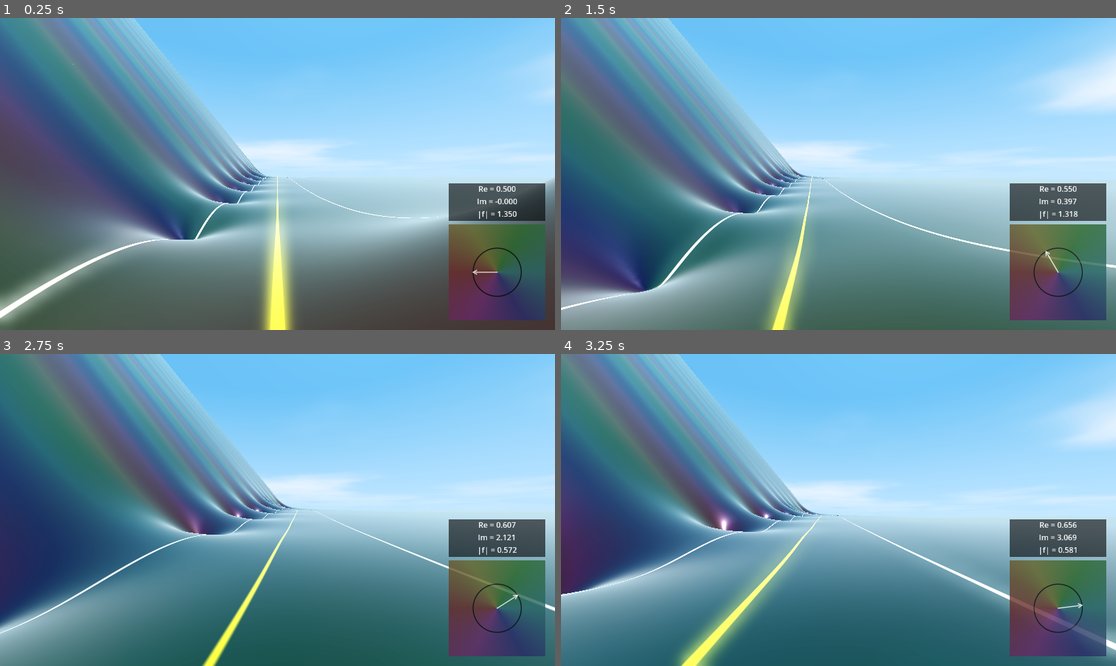
Above: before the commit, frames 1-4 (two rows, left to right).
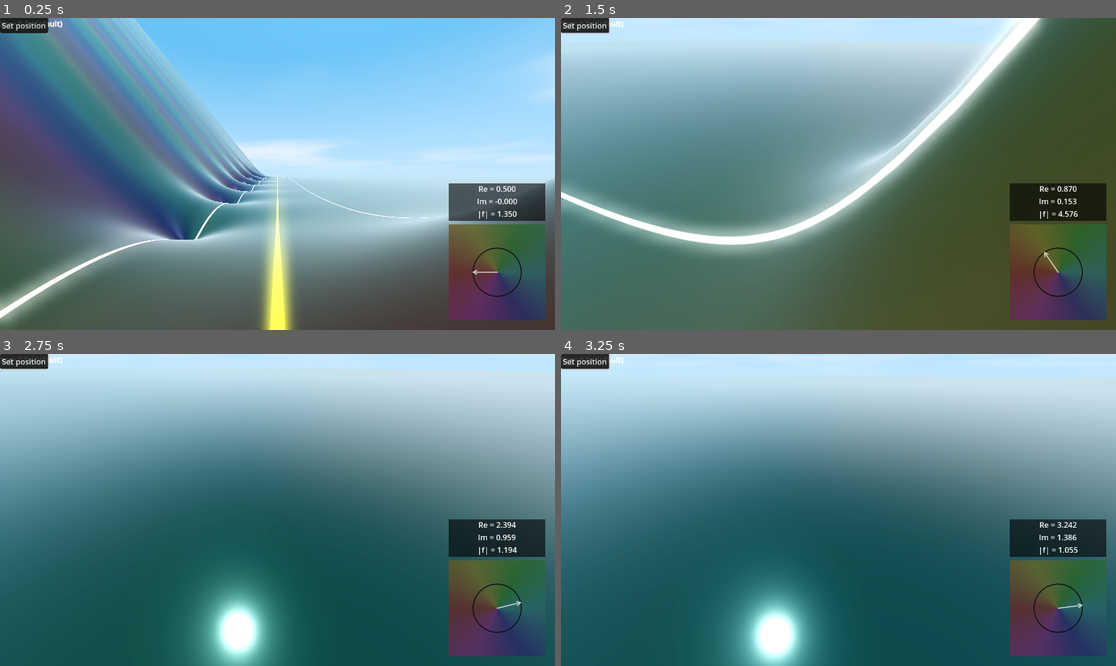
Above: after the commit, the same moments.

Repository: allanino/complex-functions-explorer
Game: Godot game, scene res://scenes/main.tscn
Same seed, same stepped clock (60 frames per second), same inputs: the game is played once before the commit and once after it.
Inputs (mouse positions are in pixels of both pictures, inside the frame that each line leads up to):
- Up to frame 1 (0.25 s): no input
- Up to frame 2 (1.5 s): click (583, 24) at 0.5 s, where only the run after the commit has a clickable "Set position"; tap Enter at 1.25 s; move the mouse to (866, 174) at 1.27 s; hold W (move_forward) from 1.28 s (still down); hold Shift from 1.28 s (still down)
- Up to frame 3 (2.75 s): keep holding W (move_forward); tap Space at 1.52, 2.27 s; move the mouse to (249, 510) at 2.02 s; release Shift at 2.03 s; tap Ctrl at 2.1 s
- Up to frame 4 (3.25 s): keep holding W (move_forward); move the mouse to (849, 503) at 2.77 s; hold Shift from 2.78 s (still down)

The runs differ from the first frame. In frame 1, 0.5% of the frame differs, in the area x 0-12%, y 0-5%; in frame 2, 93%, in the area x 0-100%, y 0-100%; in frame 3, 85%; in frame 4, 89%.
Error after the commit: Invalid access to property or key 'pressed' on a base object of type 'null instance'. (res://scripts/hud.gd:14)

Commit message:
Add Escape menu overlay for setting player position
Co-authored-by: allanino <5325241+allanino@users.noreply.github.com>

Diff:
--- a/scenes/hud.tscn
+++ b/scenes/hud.tscn
@@ -67,3 +67,55 @@
 text = "Pos: (0.00, 0.00)"
 horizontal_alignment = 1
 vertical_alignment = 1
+
+[node name="MenuOverlay" type="ColorRect" parent="Control"]
+visible = false
+layout_mode = 1
+anchors_preset = 15
+anchor_right = 1.0
+anchor_bottom = 1.0
+grow_horizontal = 2
+grow_vertical = 2
+color = Color(0, 0, 0, 0.85)
+
+[node name="CenterContainer" type="CenterContainer" parent="MenuOverlay"]
+layout_mode = 1
+anchors_preset = 15
+anchor_right = 1.0
+anchor_bottom = 1.0
+grow_horizontal = 2
+grow_vertical = 2
+
+[node name="VBoxContainer" type="VBoxContainer" parent="MenuOverlay/CenterContainer"]
+layout_mode = 2
+theme_override_constants/separation = 20
+
+[node name="ReContainer" type="HBoxContainer" parent="MenuOverlay/CenterContainer/VBoxContainer"]
+layout_mode = 2
+
+[node name="Label" type="Label" parent="MenuOverlay/CenterContainer/VBoxContainer/ReContainer"]
+layout_mode = 2
+text = "Re = 0.5 (default)"
+
+[node name="ReInput" type="LineEdit" parent="MenuOverlay/CenterContainer/VBoxContainer/ReContainer"]
+custom_minimum_size = Vector2(100, 0)
+layout_mode = 2
+text = "0.5"
+placeholder_text = "0.5"
+
+[node name="ImContainer" type="HBoxContainer" parent="MenuOverlay/CenterContainer/VBoxContainer"]
+layout_mode = 2
+
+[node name="Label" type="Label" parent="MenuOverlay/CenterContainer/VBoxContainer/ImContainer"]
+layout_mode = 2
+text = "Im = 0.0 (default)"
+
+[node name="ImInput" type="LineEdit" parent="MenuOverlay/CenterContainer/VBoxContainer/ImContainer"]
+custom_minimum_size = Vector2(100, 0)
+layout_mode = 2
+text = "0.0"
+placeholder_text = "0.0"
+
+[node name="SetPosButton" type="Button" parent="MenuOverlay/CenterContainer/VBoxContainer"]
+layout_mode = 2
+text = "Set position"
--- a/scripts/hud.gd
+++ b/scripts/hud.gd
@@ -3,8 +3,32 @@
 @export var player: Node3D
 @onready var complex_rect = $Control/ComplexPlane
 @onready var pos_label = $Control/PosLabel
+@onready var menu_overlay = $Control/MenuOverlay
+@onready var re_input = $Control/MenuOverlay/CenterContainer/VBoxContainer/ReContainer/ReInput
+@onready var im_input = $Control/MenuOverlay/CenterContainer/VBoxContainer/ImContainer/ImInput
+@onready var set_pos_button = $Control/MenuOverlay/CenterContainer/VBoxContainer/SetPosButton
 
 var current_scale = 2.0
+
+func _ready():
+	set_pos_button.pressed.connect(_on_set_pos_pressed)
+
+func toggle_menu():
+	menu_overlay.visible = !menu_overlay.visible
+	if menu_overlay.visible:
+		Input.mouse_mode = Input.MOUSE_MODE_VISIBLE
+	else:
+		Input.mouse_mode = Input.MOUSE_MODE_CAPTURED
+
+func _on_set_pos_pressed():
+	var re = float(re_input.text)
+	var im = float(im_input.text)
+
+	if player:
+		player.global_position.x = 10.0 * re
+		player.global_position.z = -10.0 * im
+
+	toggle_menu()
 
 func _process(_delta):
 	if not player:
--- a/scripts/player_controller.gd
+++ b/scripts/player_controller.gd
@@ -27,10 +27,15 @@
 		camera.rotation.x = rotation_x
 
 	if event.is_action_pressed("ui_cancel"):
-		if Input.mouse_mode == Input.MOUSE_MODE_CAPTURED:
-			Input.mouse_mode = Input.MOUSE_MODE_VISIBLE
+		var hud = get_node_or_null("/root/Main/HUD")
+		if hud:
+			hud.toggle_menu()
 		else:
-			Input.mouse_mode = Input.MOUSE_MODE_CAPTURED
+			# Fallback if HUD is not found
+			if Input.mouse_mode == Input.MOUSE_MODE_CAPTURED:
+				Input.mouse_mode = Input.MOUSE_MODE_VISIBLE
+			else:
+				Input.mouse_mode = Input.MOUSE_MODE_CAPTURED
 
 	if event is InputEventKey and event.pressed and event.keycode == KEY_SPACE and not event.echo:
 		var current_time = Time.get_ticks_msec() / 1000.0
